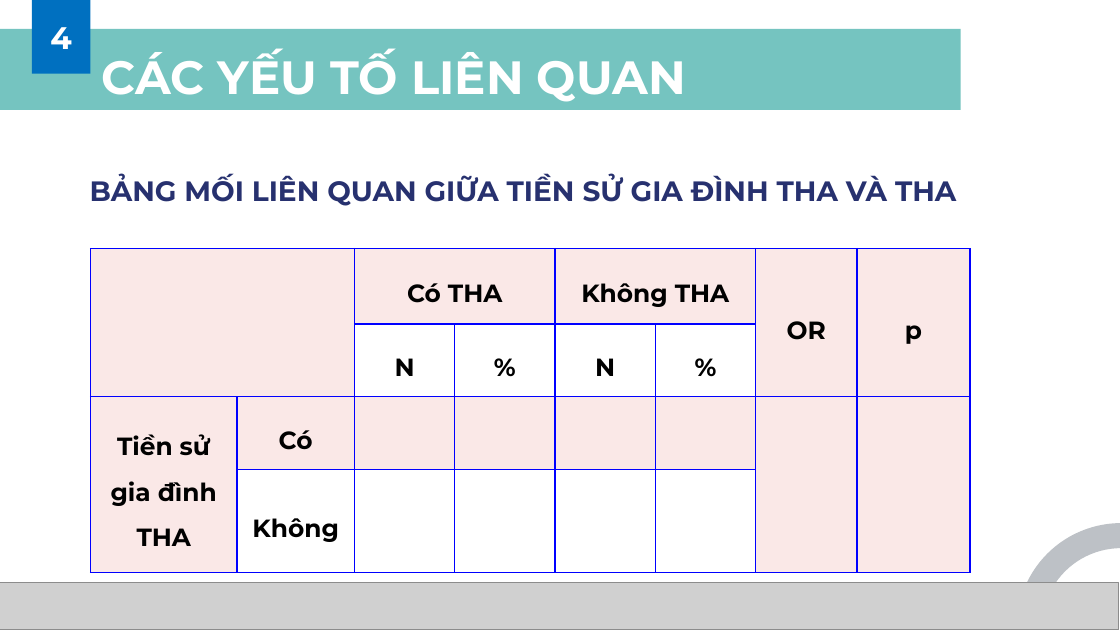
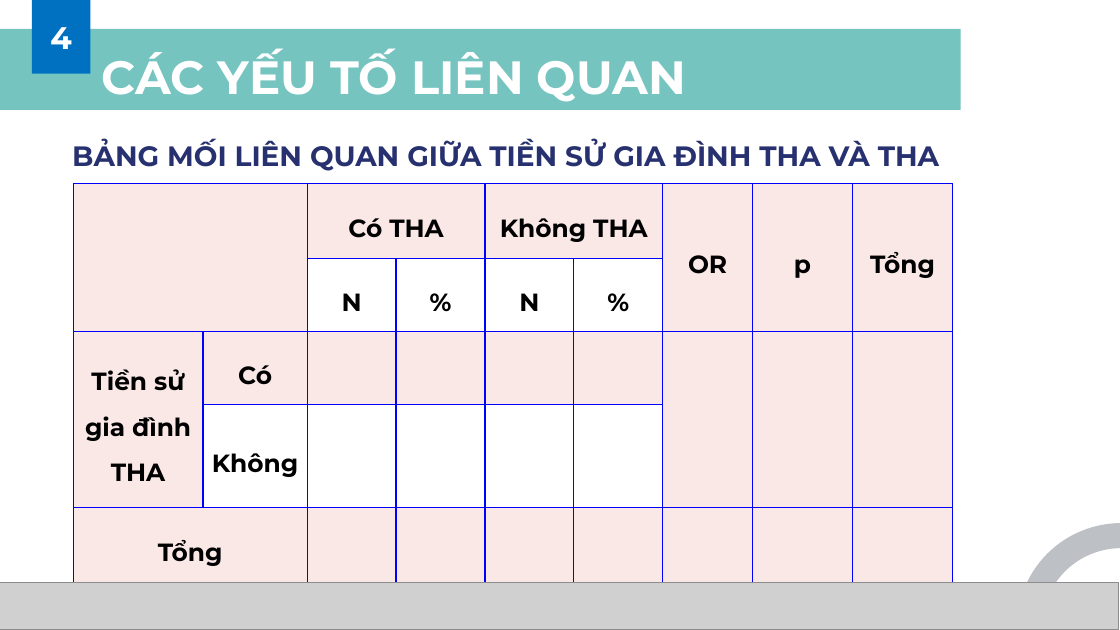
Before and after one commit to MedPocket/HPMUDocs-2021, a slide deck: slide 36 of Nghien-cuu-khoa-hoc/Nhom-4_K39C_Thuyet-trinh-NCKH.pptx (slide 33 before the commit). Drawn at 1120x630 pixels with LibreOffice and Linux fonts; fonts in the diff are those of the drawing; grey boxes stand for pictures; background and template pictures are left out. Boxes give left, top, right and bottom in pixels: in the first picture for what was removed or moved away, otherwise in the second. Text is boxed around its words. In the diff, an @@ line names an element or a change of style, - is before the commit and + after.

```diff
--- a/Nghien-cuu-khoa-hoc/Nhom-4_K39C_Thuyet-trinh-NCKH.pptx
+++ b/Nghien-cuu-khoa-hoc/Nhom-4_K39C_Thuyet-trinh-NCKH.pptx
@@ text "BẢNG MỐI LIÊN QUAN GIỮA ...": place and size @@
-text "BẢNG MỐI LIÊN QUAN GIỮA ..." at [90, 173, 956, 206]
+text "BẢNG MỐI LIÊN QUAN GIỮA ..." at [72, 138, 939, 171]
@@ table at [73, 184, 950, 577] @@
- |  | Có THA |  | Không THA |  | OR | p
- |  | N | % | N | % |  | 
-Tiền sử gia đình THA | Có |  |  |  |  |  | 
- | Không |  |  |  |  |  | 
+ |  | Có THA |  | Không THA |  | OR | p | Tổng
+ |  | N | % | N | % |  |  | 
+Tiền sử gia đình THA | Có |  |  |  |  |  |  | 
+ | Không |  |  |  |  |  |  | 
+Tổng |  |  |  |  |  |  |  | 
@@ table: place and size @@
-table at [91, 249, 972, 567]
+table at [73, 184, 950, 577]
```
Also in this commit, not shown: 5 other slides changed, 5 slides added, 1 slide removed, 1 other file.
